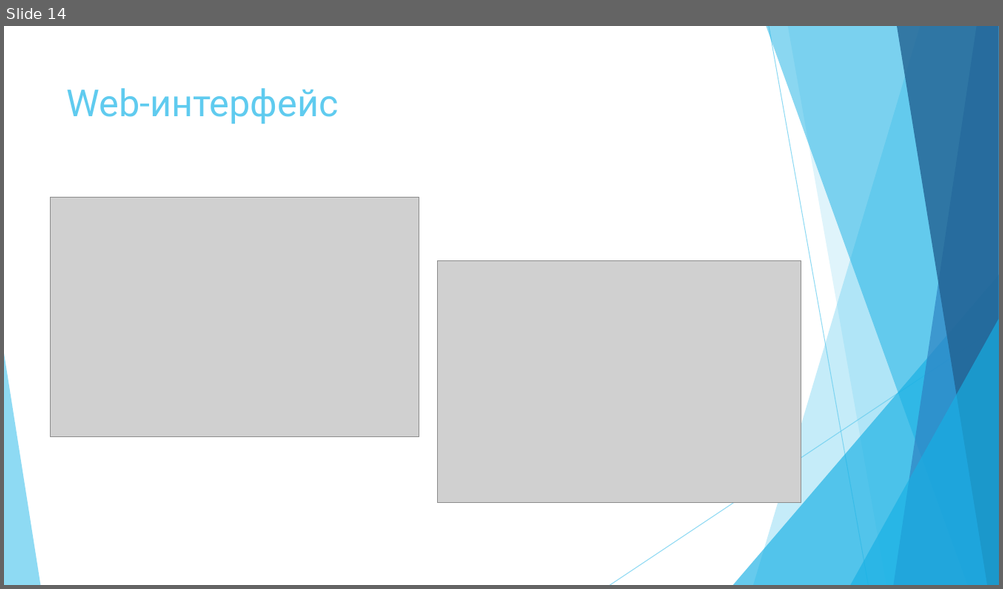
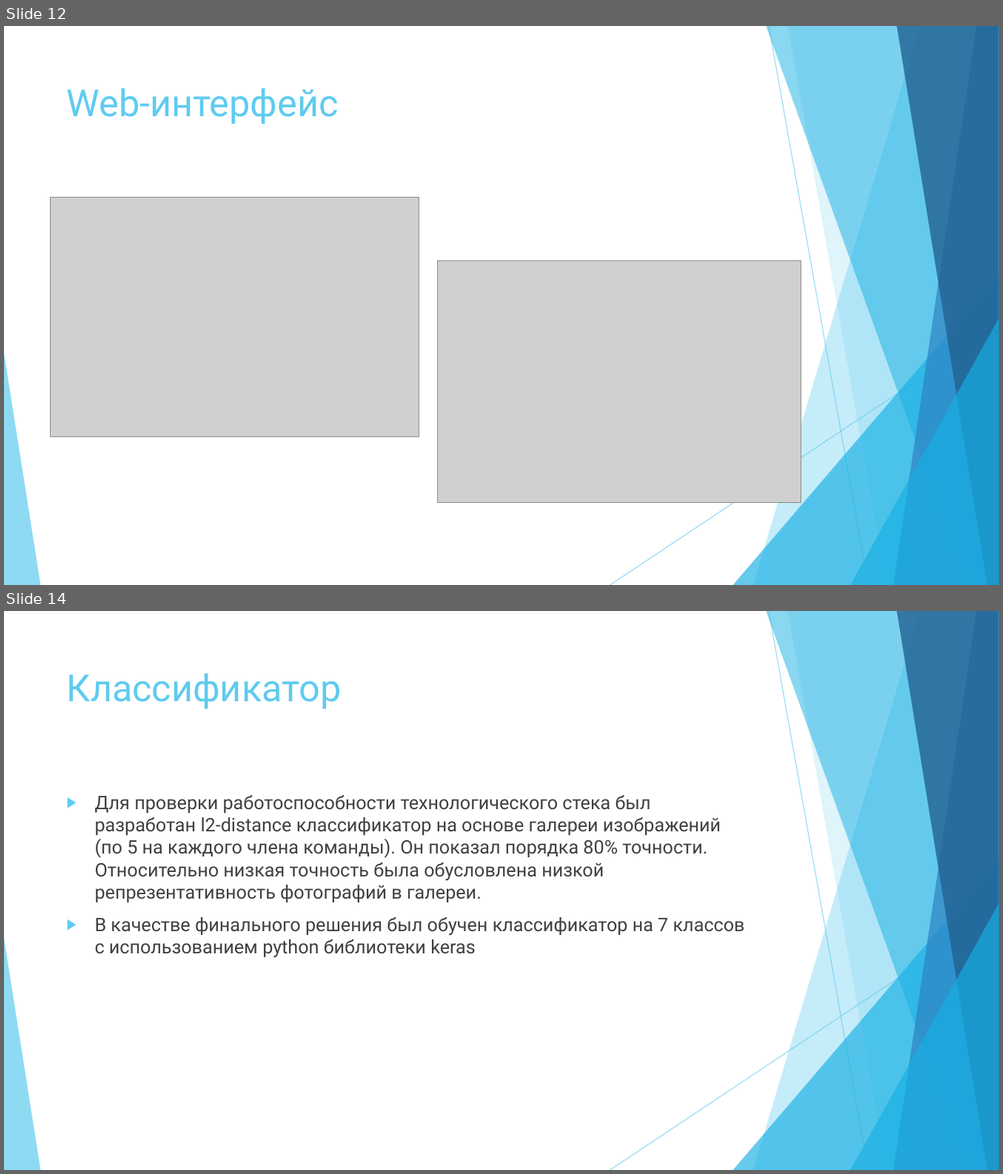
Before and after one commit to greyhuman/FaceReco, a slide deck: docs/external/Итоговая презентация.pptx. Shown one above the other, each under a label of ours: slide 14 before the commit, slides 12 and 14 after it; the slides between them are not shown. The pictures are 1003x589 and 1003x1174 pixels, drawn with LibreOffice and Linux fonts; fonts in the diff are those of the drawing; grey boxes stand for pictures. Boxes give left, top, right and bottom in pixels: in the first picture for what was removed or moved away, otherwise in the second. Text is boxed around its words. In the diff, an @@ line names an element or a change of style, - is before the commit and + after.

```diff
--- a/docs/external/Итоговая презентация.pptx
+++ b/docs/external/Итоговая презентация.pptx
@@ slide 14 added at (4, 611, 999, 1170), background #FFFFFF; not listed: 10 template elements that a slide beside it also shows @@
@@ title added at (67, 673, 341, 709), 36 pt, text #5FCBEF @@
+Классификатор
@@ text added at (95, 795, 745, 958), 18 pt, text #404040 @@
+▶ Для проверки работоспособности технологического стека был разработан l2-distance классификатор на основе галереи изображений (по 5 на каждого члена команды). Он показал порядка 80% точности. Относительно низкая точность была обусловлена низкой репрезентативность фотографий в галереи.
+▶ В качестве финального решения был обучен классификатор на 7 классов с использованием python библиотеки keras
@@ what was slide 14 is now slide 12 @@
```
Also in this commit, not shown: 5 slides changed, 2 other slides added.
